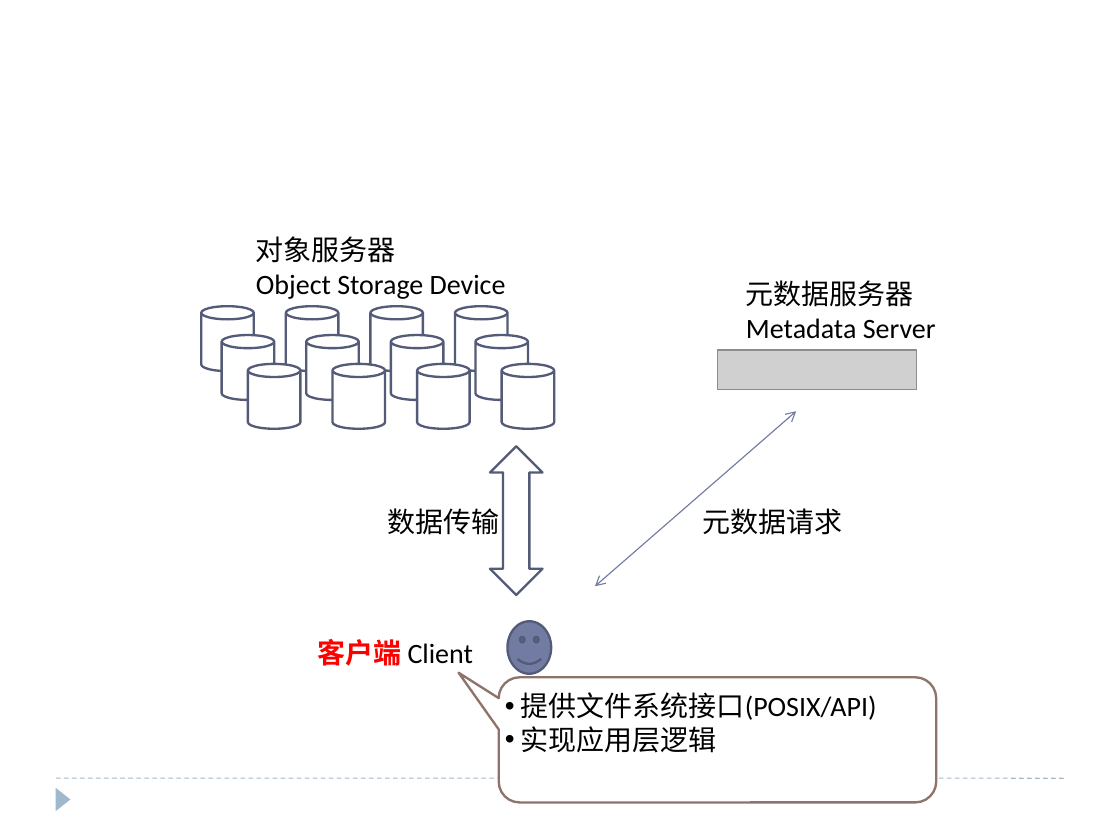
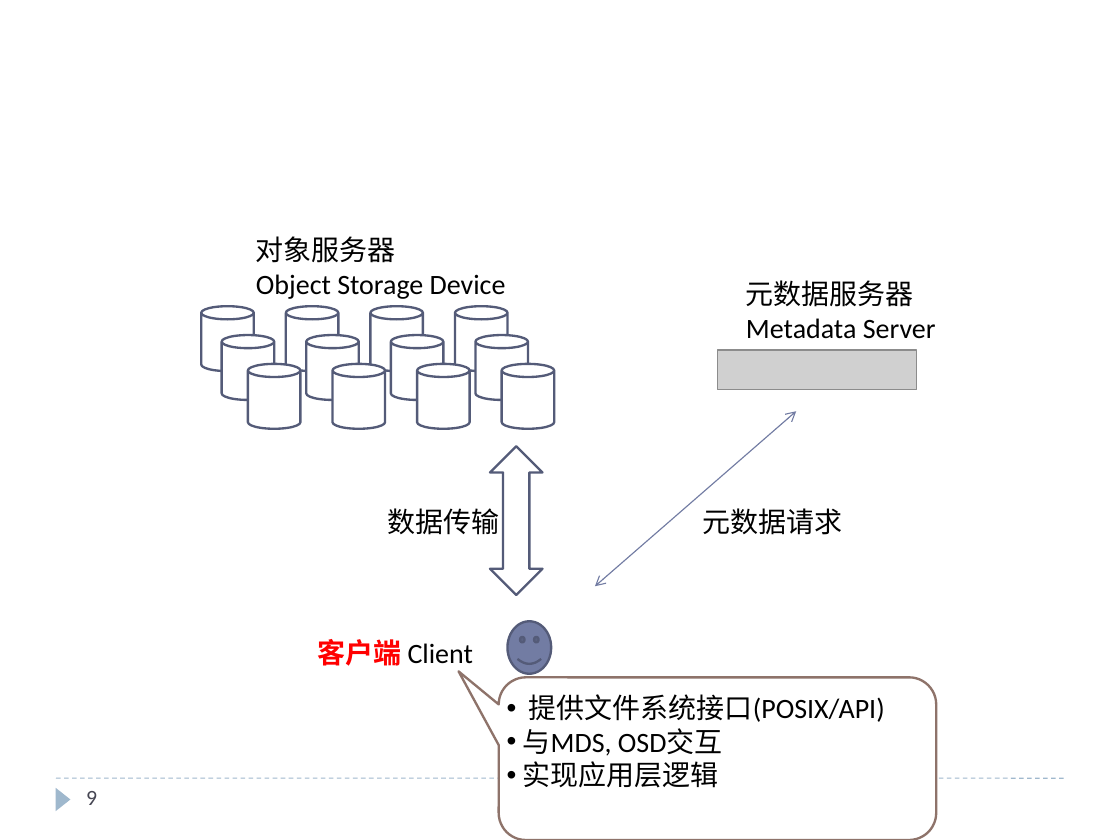
Before and after one commit to cheliequan/idning-paper, a slide deck: slide 9 of draft/MDS集群.pptx (slide 8 before the commit). Drawn at 1120x840 pixels with LibreOffice and Linux fonts; fonts in the diff are those of the drawing; grey boxes stand for pictures. Boxes give left, top, right and bottom in pixels: in the first picture for what was removed or moved away, otherwise in the second. Text is boxed around its words. In the diff, an @@ line names an element or a change of style, - is before the commit and + after.

```diff
--- a/draft/MDS集群.pptx
+++ b/draft/MDS集群.pptx
@@ rounded speech box "提供文件系统接口(POSIX/API)": place and size @@
-rounded speech box "提供文件系统接口(POSIX/API)" at [498,678,936,803]
+rounded speech box "提供文件系统接口(POSIX/API)" at [498,678,936,840]
@@ text in rounded speech box at [523,729,723,756]: paragraph added @@
+• 与MDS, OSD交互
@@ page number added at [86,791,97,805], 14 pt, text #464653 @@
+9
```
Also in this commit, not shown: 18 other slides changed, 1 slide added, 2 other files.
